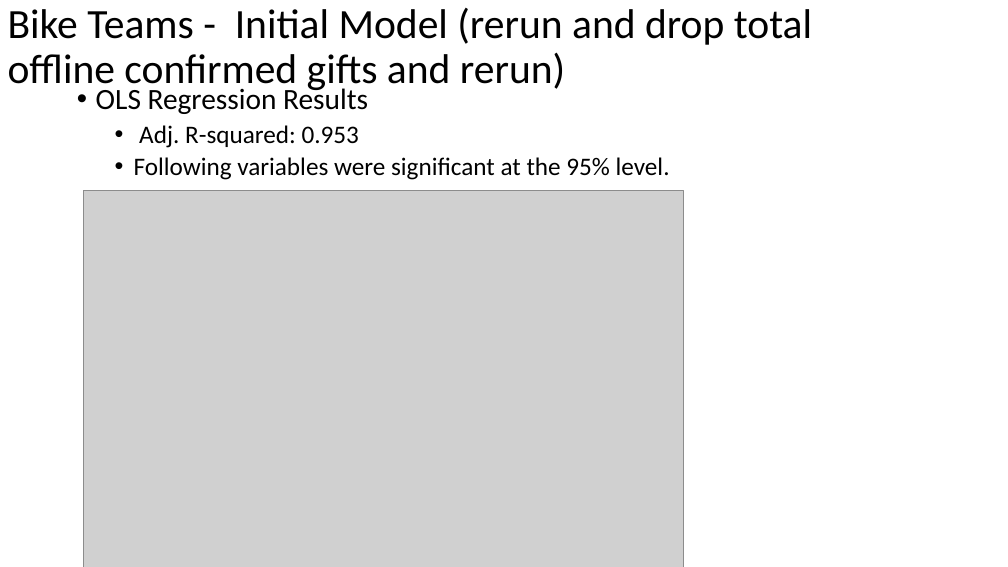
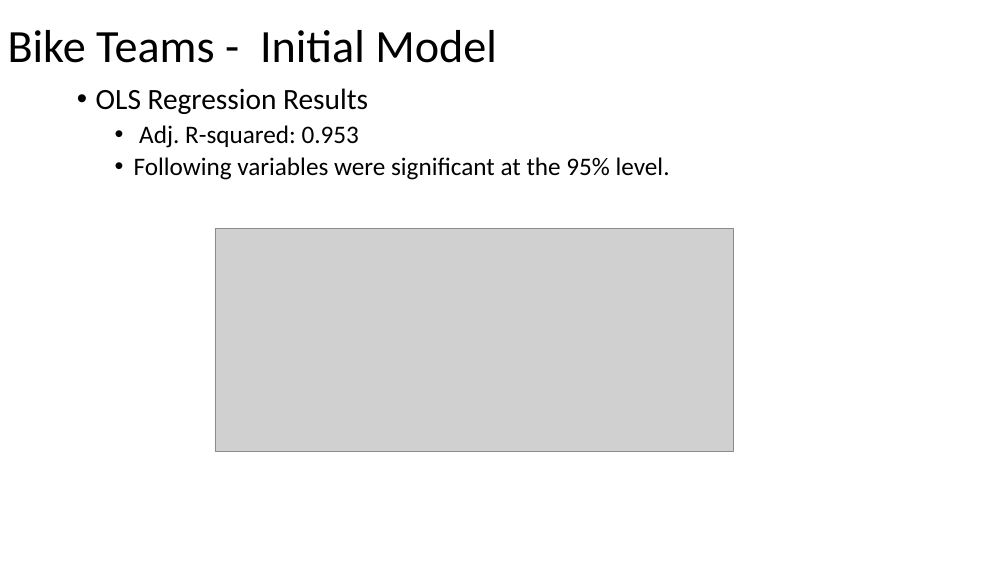
Before and after one commit to mills-jeffreyb/GENBA894, a slide deck: slide 18 of Mills_Jeff_CapstoneProject_Presentation_Revised Models.pptx (slide 19 before the commit). Drawn at 1008x567 pixels with LibreOffice and Linux fonts; fonts in the diff are those of the drawing; grey boxes stand for pictures. Boxes give left, top, right and bottom in pixels: in the first picture for what was removed or moved away, otherwise in the second. Text is boxed around its words. In the diff, an @@ line names an element or a change of style, - is before the commit and + after.

```diff
--- a/Mills_Jeff_CapstoneProject_Presentation_Revised Models.pptx
+++ b/Mills_Jeff_CapstoneProject_Presentation_Revised Models.pptx
@@ title at (x1=8, y1=30, x2=497, y2=63): text changed; size 39.6 to 44 pt @@
-Bike Teams - Initial Model (rerun and drop total offline confirmed gifts and rerun)
+Bike Teams - Initial Model
@@ picture removed at (x1=84, y1=190, x2=684, y2=567) @@
@@ picture added at (x1=215, y1=228, x2=734, y2=451) @@
```
Also in this commit, not shown: 2 other slides changed, 1 slide removed.
